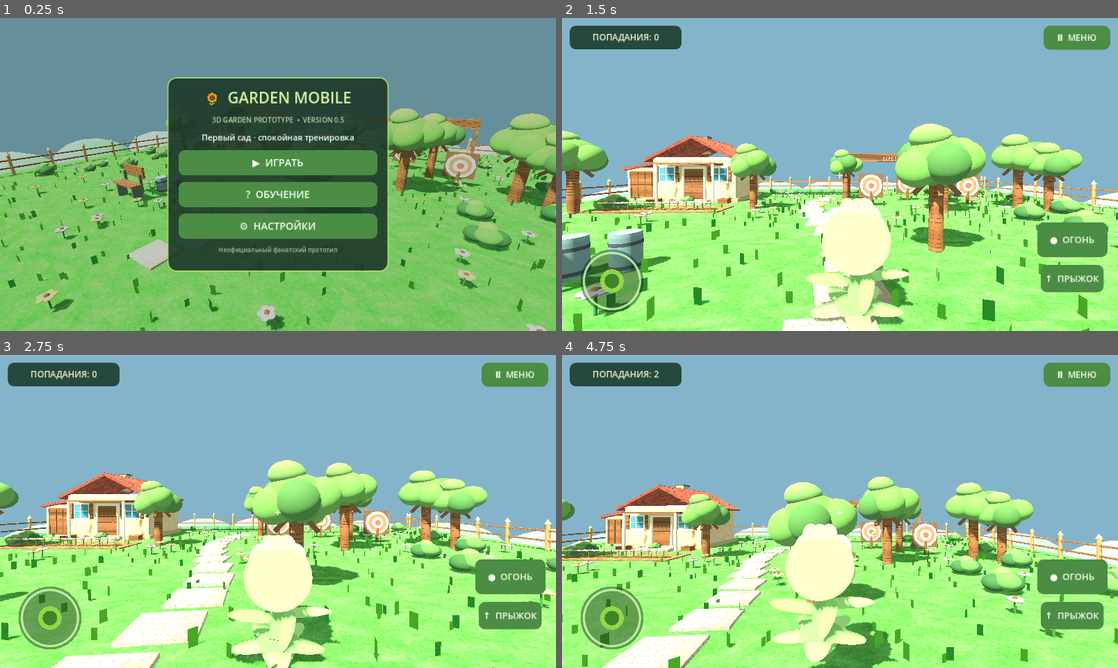
Above: before the commit, frames 1-4 (two rows, left to right).
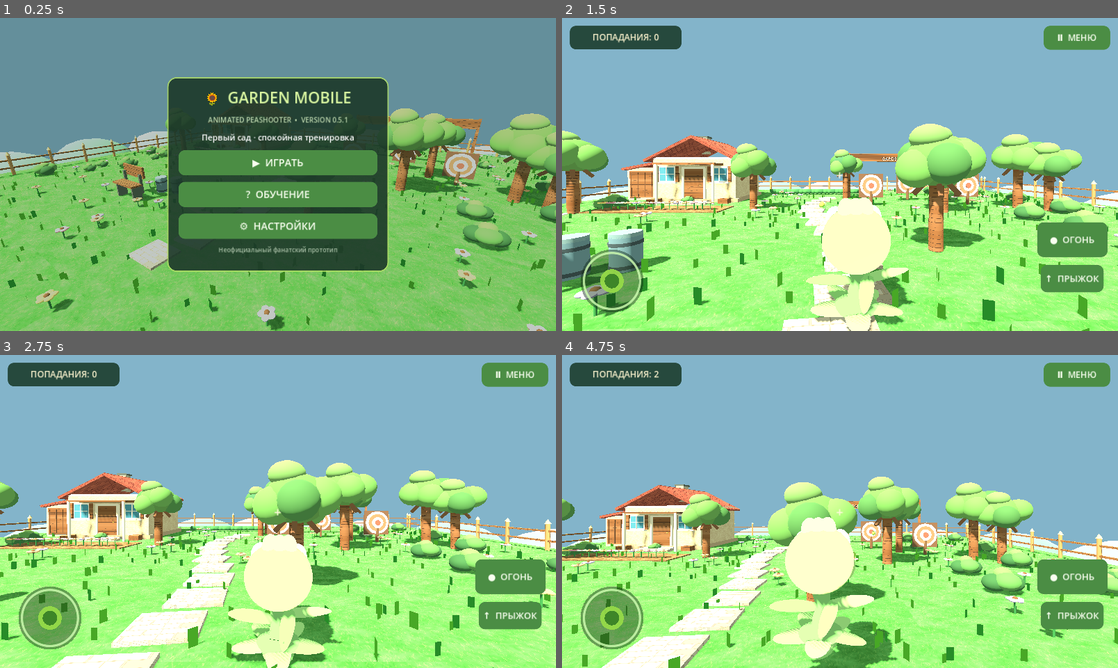
Above: after the commit, the same moments.

Repository: negelinho-debug/Garden-Warfare-mobile-ios
Game: Godot game, scene res://scenes/main.tscn
Same seed, same stepped clock (60 frames per second), same inputs: the game is played once before the commit and once after it. Sound files missing from this copy of the repository are replaced by a short silence.
Inputs (mouse positions are in pixels of both pictures, inside the frame that each line leads up to):
- Up to frame 1 (0.25 s): no input
- Up to frame 2 (1.5 s): click "▶ ИГРАТЬ" at 0.5 s; move the mouse to (962, 158) at 1.27 s; hold D from 1.28 s (still down); hold F from 1.28 s (still down); click (962, 158) at 1.42 s
- Up to frame 3 (2.75 s): tap Space at 1.52 s; release D at 2 s; release F at 2 s; drag from (166, 527) to (250, 574) at 2.02 s
- Up to frame 4 (4.75 s): move the mouse to (895, 442) at 2.77 s; hold D 2.78-3.5 s; hold F 2.78-3.5 s; drag from (812, 574) to (673, 464) at 3.52 s; move the mouse to (1006, 558) at 4.27 s; hold A from 4.28 s (still down); hold F from 4.28 s (still down); tap Space at 4.52 s

The runs differ from the first frame. In frame 1, 0.3% of the frame differs, in the area x 37-63%, y 31-34%; in frame 2, 0.6%; in frame 3, 0.3%; in frame 4, 1.3%, in the area x 37-61%, y 51-100%.

Commit message:
Animate Peashooter in Garden v0.5

Diff:
--- a/scripts/garden.gd
+++ b/scripts/garden.gd
@@ -2,10 +2,12 @@
 
 # Garden Warfare Mobile v0.5 - visual pass (original assets)
 const MODEL_LOADER = preload("res://scripts/model_loader.gd")
+const PEA_ANIM = preload("res://scripts/pea_anim.gd")
 
 var player: CharacterBody3D
 var plant: Node3D
 var camera: Camera3D
+var pea_anim
 var active := false
 var joy := Vector2.ZERO
 var yaw := 0.0
@@ -394,6 +396,9 @@
 	var imported: Node3D = MODEL_LOADER.instance_model("peashooter")
 	if imported != null:
 		plant.add_child(imported)
+		pea_anim = PEA_ANIM.new()
+		player.add_child(pea_anim)
+		pea_anim.configure(imported, player)
 	else:
 		_cylinder(plant,Vector3(0,0.7,0),0.18,1.1,Color("478640"))
 		_sphere(plant,Vector3(0,1.55,0),Vector3(1.4,1.37,1.25),Color("78b557"))
@@ -451,6 +456,8 @@
 	if not active or shot_cooldown > 0.0:
 		return
 	shot_cooldown = 0.25
+	if pea_anim != null:
+		pea_anim.recoil()
 	var aim_end: Vector3 = camera.global_position - camera.global_transform.basis.z * 75.0
 	var aim_ray := PhysicsRayQueryParameters3D.create(camera.global_position,aim_end,5)
 	var aimed_hit: Dictionary = get_world_3d().direct_space_state.intersect_ray(aim_ray)
--- a/scripts/main.gd
+++ b/scripts/main.gd
@@ -100,7 +100,7 @@
 	content.add_theme_constant_override("separation",15)
 	panel.add_child(content)
 	content.add_child(_label("🌻  GARDEN MOBILE",35,Color("dbf8a1")))
-	content.add_child(_label("3D GARDEN PROTOTYPE  •  VERSION 0.5",16,Color("b9d4ab")))
+	content.add_child(_label("ANIMATED PEASHOOTER  •  VERSION 0.5.1",16,Color("b9d4ab")))
 	content.add_child(_label("Первый сад · спокойная тренировка",19))
 	var play := _btn("▶  ИГРАТЬ")
 	play.pressed.connect(_start_game)
--- /dev/null
+++ b/scripts/pea_anim.gd
@@ -0,0 +1,77 @@
+extends Node3D
+
+var actor: CharacterBody3D
+var head: Node3D
+var leaves: Array[Node3D] = []
+var clock := 0.0
+var movement := 0.0
+var recoil_amount := 0.0
+var landing_amount := 0.0
+var previously_airborne := false
+
+func configure(model: Node3D, character: CharacterBody3D) -> void:
+  actor = character
+  head = Node3D.new()
+  head.name = "PeashooterHeadPivot"
+  model.add_child(head)
+  head.position = Vector3(0.0, 1.48, 0.0)
+
+  var parts: Array[MeshInstance3D] = []
+  _collect_meshes(model, parts)
+
+  for part in parts:
+    var n := String(part.name).to_lower()
+    var belongs_to_head := n.begins_with("green_") or n.begins_with("green_light_") or n.begins_with("snout_") or n.begins_with("lip_") or n.begins_with("mouth_") or n.begins_with("dark_green_") or n.begins_with("eyes_") or n.begins_with("pupil_") or n.begins_with("shine_") or n.begins_with("freckles_")
+
+    if belongs_to_head:
+      part.reparent(head, true)
+    elif (n.begins_with("leaf_") or n.begins_with("light_leaf_")) and leaves.size() < 24:
+      var pivot := Node3D.new()
+      pivot.name = "LeafPivot"
+      model.add_child(pivot)
+      pivot.global_position = part.to_global(part.get_aabb().get_center())
+      part.reparent(pivot, true)
+      leaves.append(pivot)
+
+  print("Peashooter animation ready")
+
+func _collect_meshes(root: Node, result: Array[MeshInstance3D]) -> void:
+  for child in root.get_children():
+    if child is MeshInstance3D:
+      result.append(child)
+    _collect_meshes(child, result)
+
+func recoil() -> void:
+  recoil_amount = 1.0
+
+func _process(delta: float) -> void:
+  if actor == null or head == null:
+    return
+
+  clock += delta
+
+  var horizontal_speed := Vector2(actor.velocity.x, actor.velocity.z).length()
+  movement = move_toward(movement, clampf(horizontal_speed / 5.5, 0.0, 1.0), delta * 6.0)
+  recoil_amount = move_toward(recoil_amount, 0.0, delta * 6.5)
+
+  var airborne := not actor.is_on_floor()
+
+  if previously_airborne and not airborne:
+    landing_amount = 1.0
+
+  previously_airborne = airborne
+  landing_amount = move_toward(landing_amount, 0.0, delta * 4.0)
+
+  var step_phase := clock * 10.0
+
+  head.rotation.x = sin(clock * 2.6) * 0.025 + sin(step_phase) * movement * 0.10 - recoil_amount * 0.23
+  head.rotation.z = sin(clock * 1.8) * 0.035 + cos(step_phase * 0.5) * movement * 0.055
+
+  head.position.y = 1.48 + sin(clock * 2.7) * 0.016 + absf(sin(step_phase)) * movement * 0.055 + (0.10 if airborne else 0.0) - landing_amount * 0.11
+
+  head.scale = Vector3(1.0 + landing_amount * 0.05, 1.0 - landing_amount * 0.08, 1.0 + landing_amount * 0.05)
+
+  for i in range(leaves.size()):
+    var phase := float(i) * 0.65
+    leaves[i].rotation.z = sin(clock * 2.8 + phase) * 0.05 + sin(step_phase + phase) * movement * 0.18
+    leaves[i].rotation.x = cos(clock * 2.0 + phase) * 0.035 + cos(step_phase + phase) * movement * 0.08
